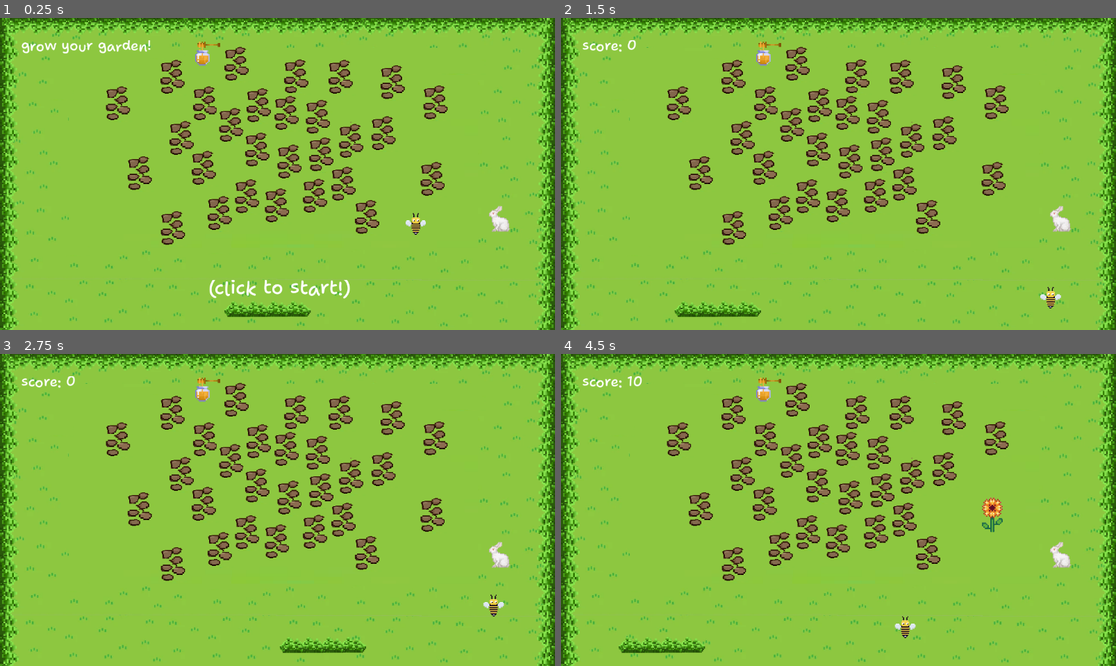
Above: before the commit, frames 1-4 (two rows, left to right).
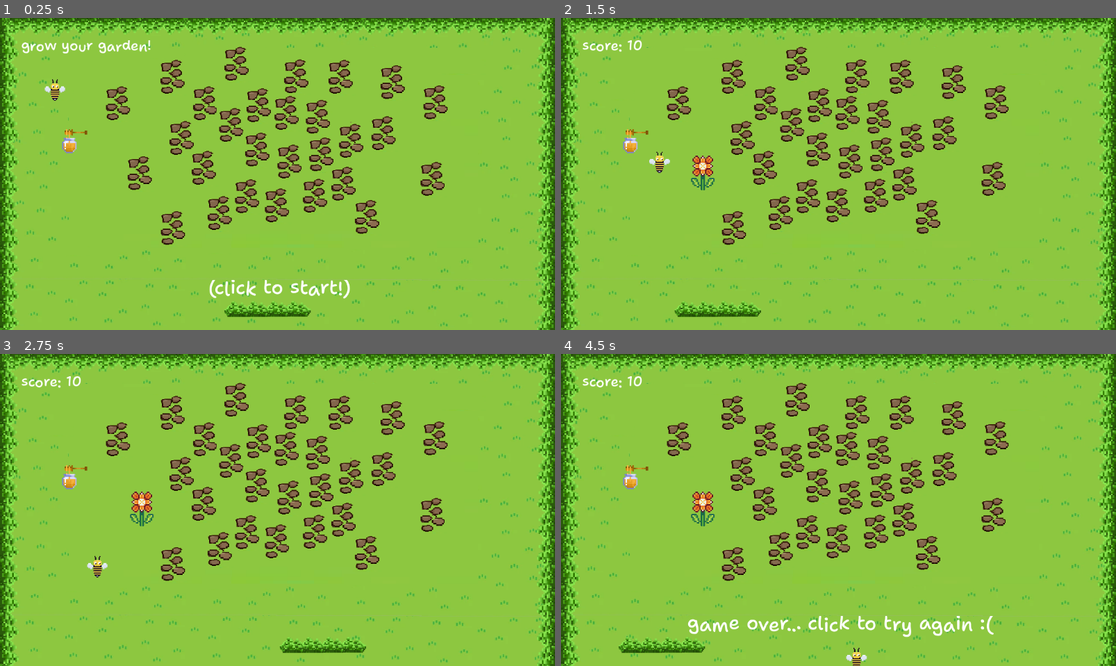
Above: after the commit, the same moments.

Repository: lilaanson/breakout
Game: Godot game, scene res://main.tscn
Two runs of this game, one before a commit and one after it. Both use one fixed random seed, a clock stepped at 60 frames per second and the inputs below.
Inputs (mouse positions are in pixels of both pictures, inside the frame that each line leads up to):
- Up to frame 1 (0.25 s): no input
- Up to frame 2 (1.5 s): tap Enter at 0.5 s; move the mouse to (960, 158) at 0.52 s; click (960, 158) at 0.6 s; move the mouse to (727, 189) at 1.27 s; click (727, 189) at 1.35 s
- Up to frame 3 (2.75 s): tap Enter at 2 s; move the mouse to (333, 441) at 2.02 s; click (333, 441) at 2.1 s
- Up to frame 4 (4.5 s): move the mouse to (810, 572) at 2.77 s; click (810, 572) at 2.85 s; move the mouse to (1005, 556) at 3.52 s; click (1005, 556) at 3.6 s; move the mouse to (672, 463) at 4.27 s; click (672, 463) at 4.35 s

The runs differ from the first frame. In frame 1, 0.8% of the frame differs, in the area x 8-92%, y 7-70%; in frame 2, 1.2%; in frame 3, 1.2%; in frame 4, 2.4%, in the area x 11-92%, y 7-100%.

Commit message:
final changes

Diff:
--- a/ball.gd
+++ b/ball.gd
@@ -2,13 +2,15 @@
 
 ##loop music, reset on end, decay sprite over each flower (collision w rabbit), MOVE BUNNY, screen shake on power up
 
-@export var speed: float = 250.0
+@export var speed: float = 270.0
 @export var max_speed: float = 1000.0
 @export var score_label: RichTextLabel
 @export var start_text: RichTextLabel
+@export var rainbow: StaticBody2D
+@export var double_text: RichTextLabel
 ##@export var timer_text: RichTextLabel
 ##@export var timer_count: int = 30
-
+var rainbow_timer: int = 390
 var forward = Vector2(1,1).normalized()
 const paddle_width: float = 177.0
 var current_score: int = 0
@@ -18,9 +20,14 @@
 var game_over: bool = false
 var win: bool = false
 var hit_count: int = 0
+var double_up: int = 1
+var double_up_timer: int = 100
+var double_up_status: bool = false
 
 
 func _ready():
+	double_text.visible = false
+	rainbow.visible = false
 	add_child(sound_bee)
 	bg_music.stream = load("res://257997__foolboymedia__shanty-town.wav")
 	bg_music.autoplay = true
@@ -38,6 +45,8 @@
 		else:
 			speed = 0
 			if win:
+				rainbow.visible = true
+				rainbow_timer += 10000
 				start_text.visible = true
 				start_text.text = "[center]winner!!! click to play again<33[/center]"
 				if (Input.is_action_just_pressed("click_window")):
@@ -54,6 +63,23 @@
 					speed = 250
 	##timer_count -= delta
 	##timer_text.text = "time left: " +str(timer_count)
+	if (double_up_status == true):
+		if double_up_timer >= 1:
+			double_up_timer -= 1
+			double_text.visible = true
+		else:
+			double_text.visible = false
+			double_up_timer = 100
+			double_up_status = false
+			double_up = 1
+	else:
+		double_text.visible = false
+	if (rainbow.visible == true):
+		if rainbow_timer <= 0:
+			rainbow.visible = false
+		else:
+			rainbow_timer -= 1
+			print(rainbow_timer)
 	var collision: KinematicCollision2D = move_and_collide(forward * speed * delta)
 	if (collision):
 		forward = forward.bounce(collision.get_normal())
@@ -66,8 +92,15 @@
 				sound_bee.stream = sound_effect
 				sound_bee.play()
 			else:
+				if (double_up <= 1):
+					double_up += 1
+				else:
+					double_up_status = true
 				hit_count += 1
-				current_score += 10
+				if (double_up_status == true):
+					current_score += 20
+				else:
+					current_score += 10
 				score_label.text = "score: "+str(current_score)
 				if hit_count >= 28:
 					is_running = false
@@ -82,13 +115,15 @@
 					sound_bee.play()
 
 		if collision.get_collider().is_in_group("slowMoPowerUp"):
+			rainbow.visible = true
 			Engine.time_scale = 1.6
-			$slowMo.start(5)
+			$slowMo.start(10)
 			current_score += 15
 			score_label.text = "score: "+str(current_score)
 
 
 		if collision.get_collider().is_in_group("paddle"):
+			double_up = 0
 			var paddle_x = collision.get_collider().position.x - paddle_width / 2
 			var pos_on_paddle = (position.x-paddle_x) / paddle_width
 			var bounce_angle = lerp(-PI*0.7,-PI*0.3, pos_on_paddle)
--- /dev/null
+++ b/cloud.tscn
@@ -0,0 +1,9 @@
+[gd_scene load_steps=2 format=3 uid="uid://c4ygrgnkxntdv"]
+
+[ext_resource type="Texture2D" uid="uid://ca3xfdstiyi58" path="res://CLOUD.png" id="1_sigx8"]
+
+[node name="cloud" type="CharacterBody2D" groups=["clouds"]]
+
+[node name="Sprite2D" type="Sprite2D" parent="."]
+scale = Vector2(0.152441, 0.152441)
+texture = ExtResource("1_sigx8")
--- a/main.tscn
+++ b/main.tscn
@@ -11,7 +11,7 @@
 [ext_resource type="Texture2D" uid="uid://jg0w5qdggnbi" path="res://leftWall.png" id="6_5i6rb"]
 [ext_resource type="Texture2D" uid="uid://ck1nc615p5xx5" path="res://topWall.png" id="7_d8xam"]
 [ext_resource type="FontFile" uid="uid://u7wg463joq30" path="res://Shantell Sans Bouncy Medium.ttf" id="10_ek41b"]
-[ext_resource type="Texture2D" uid="uid://dox3ju80t4txt" path="res://rabbit.png" id="12_5j1a6"]
+[ext_resource type="PackedScene" uid="uid://ck0tywrlqo1vr" path="res://rainbow.tscn" id="13_w12ga"]
 
 [sub_resource type="CircleShape2D" id="CircleShape2D_12wee"]
 radius = 21.0
@@ -26,51 +26,6 @@
 
 [sub_resource type="RectangleShape2D" id="RectangleShape2D_dgrkm"]
 size = Vector2(1150, 61)
-
-[sub_resource type="GDScript" id="GDScript_w2r47"]
-script/source = "extends CharacterBody2D
-
-@export var speed: float = 0
-var forward = Vector2(-1,0) ##.normalized()
-var stopTimer: int = 5
-var moveTimer: int = 5
-var bunnyMoving: bool = false
-var bunnyEntered: bool = false
-var timer: int = 0
-
-var rng = RandomNumberGenerator.new()
-var timeOfEntry = rng.randf_range(0,1)
-
-
-
-func _physics_process(delta: float) -> void:
-	timer += delta
-	##check for entry
-	if timer == timeOfEntry:
-		bunnyEntered = true
-	if bunnyEntered == true:
-		if bunnyMoving: ## true
-			if stopTimer > 0:
-				speed = 0
-				stopTimer -= 1
-			else:
-				stopTimer = 300
-				bunnyMoving = true
-		else: ## false
-			if moveTimer > 0:
-				speed = 150
-				moveTimer -= 1
-			else:
-				moveTimer = 300
-				bunnyMoving = false
-	var collision: KinematicCollision2D = move_and_collide(forward * speed * delta)
-	if collision:
-		if collision.get_collider().is_in_group(\"bricks\"):
-			pass
-			## change to dead plant
-"
-
-[sub_resource type="CircleShape2D" id="CircleShape2D_bw4vw"]
 
 [node name="main" type="Node2D"]
 position = Vector2(0, 5)
@@ -80,12 +35,14 @@
 scale = Vector2(0.203384, 0.203384)
 texture = ExtResource("1_jh8nu")
 
-[node name="ball" type="CharacterBody2D" parent="." node_paths=PackedStringArray("score_label", "start_text")]
-position = Vector2(863, 422)
+[node name="ball" type="CharacterBody2D" parent="." node_paths=PackedStringArray("score_label", "start_text", "rainbow", "double_text")]
+position = Vector2(114, 144)
 motion_mode = 1
 script = ExtResource("1_0mblk")
 score_label = NodePath("../score")
 start_text = NodePath("../startText")
+rainbow = NodePath("../rainbow")
+double_text = NodePath("../double")
 
 [node name="Sprite2D" type="Sprite2D" parent="ball"]
 position = Vector2(0, 0.737)
@@ -268,22 +225,20 @@
 shape = SubResource("RectangleShape2D_dgrkm")
 
 [node name="fastMo" parent="." instance=ExtResource("4_peq5o")]
-position = Vector2(431, 69)
-
-[node name="bunny" type="CharacterBody2D" parent="."]
-position = Vector2(1037, 412)
-scale = Vector2(0.717475, 0.717475)
-motion_mode = 1
-script = SubResource("GDScript_w2r47")
-
-[node name="Sprite2D" type="Sprite2D" parent="bunny"]
-scale = Vector2(0.141946, 0.141946)
-texture = ExtResource("12_5j1a6")
-
-[node name="CollisionShape2D" type="CollisionShape2D" parent="bunny"]
-position = Vector2(-7, 0.999999)
-rotation = 0.174533
-scale = Vector2(2.30787, 3.72063)
-shape = SubResource("CircleShape2D_bw4vw")
+position = Vector2(155, 251)
+
+[node name="rainbow" parent="." instance=ExtResource("13_w12ga")]
+self_modulate = Color(1, 1, 1, 0.188235)
+position = Vector2(576, 313)
+scale = Vector2(9.59811, -12.0547)
+
+[node name="double" type="RichTextLabel" parent="."]
+offset_left = 48.0
+offset_top = 86.0
+offset_right = 88.0
+offset_bottom = 126.0
+theme_override_fonts/normal_font = ExtResource("10_ek41b")
+theme_override_font_sizes/normal_font_size = 20
+text = "x2!"
 
 [connection signal="timeout" from="ball/slowMo" to="ball" method="_on_slow_mo_timeout"]
--- a/project.godot
+++ b/project.godot
@@ -23,6 +23,7 @@
 gameOver=""
 slowMoPowerUp=""
 seeds=""
+clouds=""
 
 [input]
 
--- /dev/null
+++ b/rainbow.tscn
@@ -0,0 +1,10 @@
+[gd_scene load_steps=2 format=3 uid="uid://ck0tywrlqo1vr"]
+
+[ext_resource type="Texture2D" uid="uid://chlb1ebn0ovnn" path="res://rainbow.png" id="1_lbbr4"]
+
+[node name="StaticBody2D" type="StaticBody2D"]
+
+[node name="Sprite2D" type="Sprite2D" parent="."]
+self_modulate = Color(1, 1, 1, 0.188235)
+scale = Vector2(0.125076, 0.125076)
+texture = ExtResource("1_lbbr4")
Binary file added: CLOUD.png
Not shown, added: CLOUD.png.import
Empty file added: camera_2d.gd
Binary file added: clouds.png
Not shown, added: clouds.png.import
Not shown: 1 places in main.tscn that only renumber resources
Empty file added: rainbow.gd
Binary file added: rainbow.png
Not shown, added: rainbow.png.import
